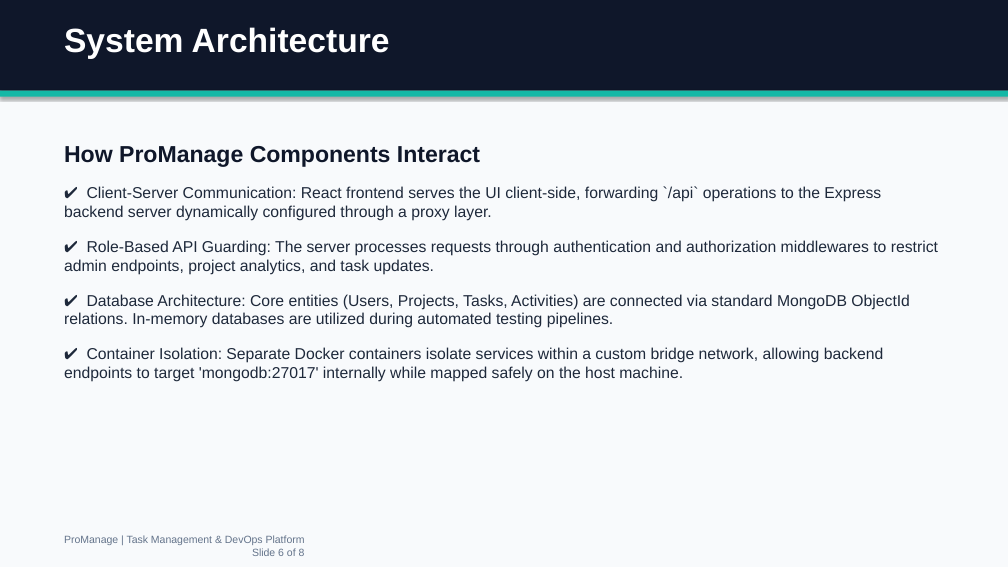
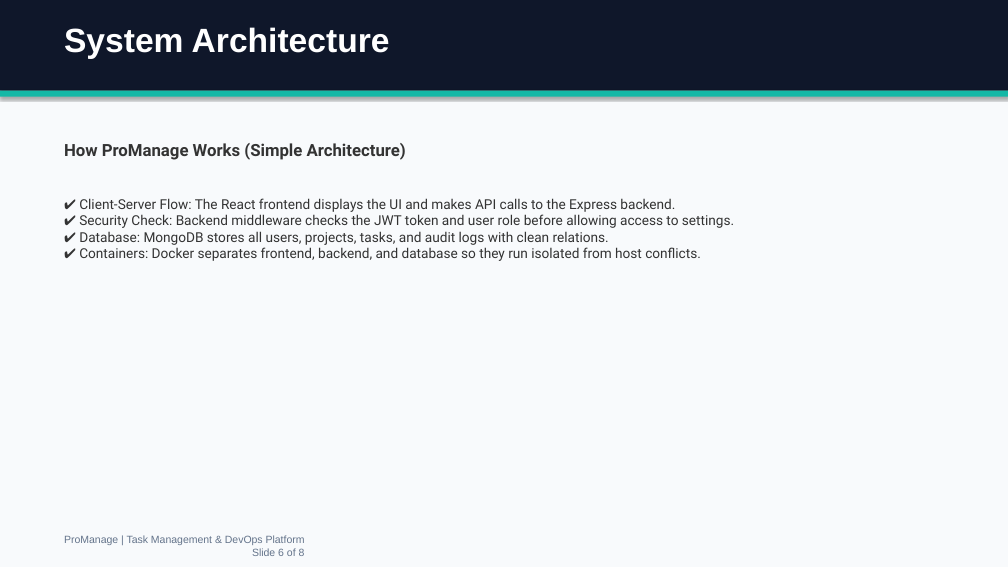
Before and after one commit to Prashant9128/ProManage, a slide deck: slide 6 of ProManage_Presentation.pptx. Drawn at 1008x567 pixels with LibreOffice and Linux fonts; fonts in the diff are those of the drawing. Boxes give left, top, right and bottom in pixels: in the first picture for what was removed or moved away, otherwise in the second. Text is boxed around its words. In the diff, an @@ line names an element or a change of style, - is before the commit and + after.

Commit message:
docs: update ProManage presentation with simplified words and Jenkins pipeline info

```diff
--- a/ProManage_Presentation.pptx
+++ b/ProManage_Presentation.pptx
@@ text at [64,143,734,261]: text changed; size 15 to 13 pt; font Arial to Roboto; text colour #1E293B to #333333 @@
-How ProManage Components Interact
-✔ Client-Server Communication: React frontend serves the UI client-side, forwarding `/api` operations to the Express backend server dynamically configured through a proxy layer.
-✔ Role-Based API Guarding: The server processes requests through authentication and authorization middlewares to restrict admin endpoints, project analytics, and task updates.
-✔ Database Architecture: Core entities (Users, Projects, Tasks, Activities) are connected via standard MongoDB ObjectId relations. In-memory databases are utilized during automated testing pipelines.
-✔ Container Isolation: Separate Docker containers isolate services within a custom bridge network, allowing backend endpoints to target 'mongodb:27017' internally while mapped safely on the host machine.
+How ProManage Works (Simple Architecture)
+✔ Client-Server Flow: The React frontend displays the UI and makes API calls to the Express backend.
+✔ Security Check: Backend middleware checks the JWT token and user role before allowing access to settings.
+✔ Database: MongoDB stores all users, projects, tasks, and audit logs with clean relations.
+✔ Containers: Docker separates frontend, backend, and database so they run isolated from host conflicts.
```
Also in this commit, not shown: 7 other slides changed.
